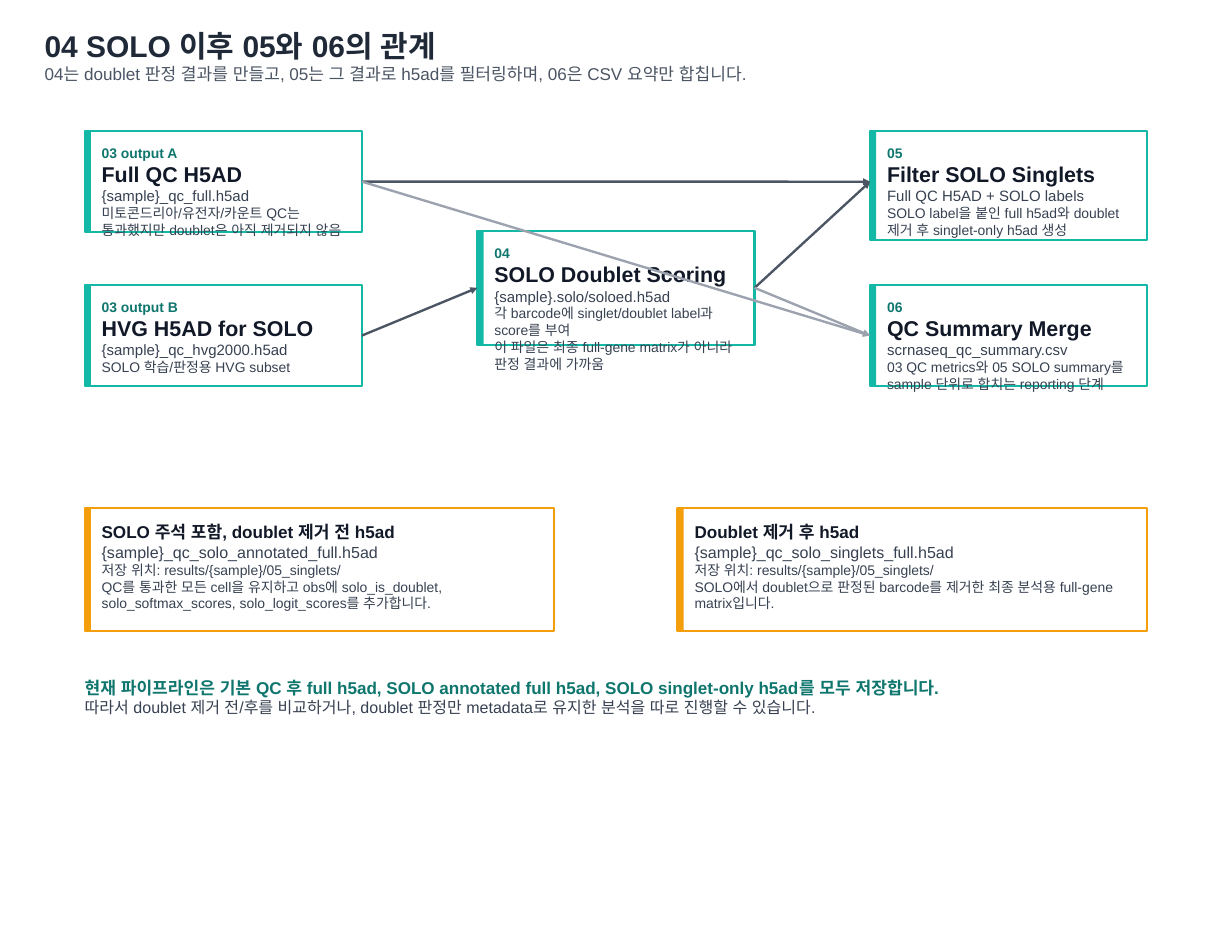
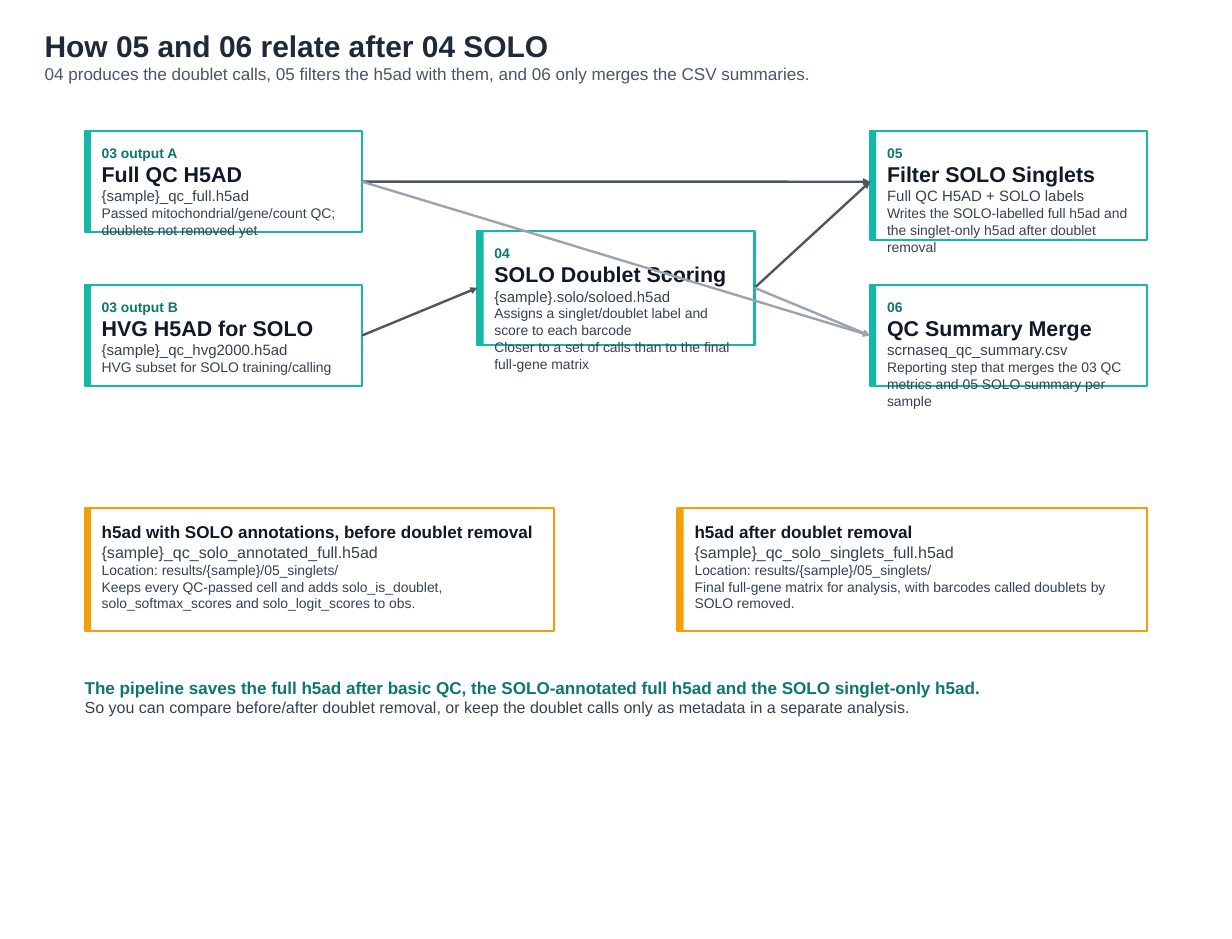
Before and after one commit to Junil-lab/KMAP, a slide deck: slide 2 of SCRNA/scRNAseq_QC_pipeline/docs/scrnaseq_qc_pipeline_diagram_vertical_456.pptx. Drawn at 1232x939 pixels with LibreOffice and Linux fonts; fonts in the diff are those of the drawing. Boxes give left, top, right and bottom in pixels: in the first picture for what was removed or moved away, otherwise in the second. Text is boxed around its words. In the diff, an @@ line names an element or a change of style, - is before the commit and + after.

Commit message:
SCRNA: automatic work clean-up after successful runs (--keep_work); translate docs to English

```diff
--- a/SCRNA/scRNAseq_QC_pipeline/docs/scrnaseq_qc_pipeline_diagram_vertical_456.pptx
+++ b/SCRNA/scRNAseq_QC_pipeline/docs/scrnaseq_qc_pipeline_diagram_vertical_456.pptx
@@ text at (45, 35, 809, 84): text changed @@
-04 SOLO 이후 05와 06의 관계
-04는 doublet 판정 결과를 만들고, 05는 그 결과로 h5ad를 필터링하며, 06은 CSV 요약만 합칩니다.
+How 05 and 06 relate after 04 SOLO
+04 produces the doublet calls, 05 filters the h5ad with them, and 06 only merges the CSV summaries.
@@ text at (102, 208, 336, 238): text changed @@
-미토콘드리아/유전자/카운트 QC는 통과했지만 doublet은 아직 제거되지 않음
+Passed mitochondrial/gene/count QC; doublets not removed yet
@@ text at (887, 208, 1127, 238): text changed @@
-SOLO label을 붙인 full h5ad와 doublet 제거 후 singlet-only h5ad 생성
+Writes the SOLO-labelled full h5ad and the singlet-only h5ad after doublet removal
@@ text at (494, 308, 729, 352): text changed @@
-각 barcode에 singlet/doublet label과 score를 부여
-이 파일은 최종 full-gene matrix가 아니라 판정 결과에 가까움
+Assigns a singlet/doublet label and score to each barcode
+Closer to a set of calls than to the final full-gene matrix
@@ text at (102, 362, 332, 375): text changed @@
-SOLO 학습/판정용 HVG subset
+HVG subset for SOLO training/calling
@@ text at (887, 362, 1122, 392): text changed @@
-03 QC metrics와 05 SOLO summary를 sample 단위로 합치는 reporting 단계
+Reporting step that merges the 03 QC metrics and 05 SOLO summary per sample
@@ text at (102, 525, 532, 541): text changed @@
-SOLO 주석 포함, doublet 제거 전 h5ad
+h5ad with SOLO annotations, before doublet removal
@@ text at (695, 525, 912, 538): text changed @@
-Doublet 제거 후 h5ad
+h5ad after doublet removal
@@ text at (102, 565, 442, 611): text changed @@
-저장 위치: results/{sample}/05_singlets/
-QC를 통과한 모든 cell을 유지하고 obs에 solo_is_doublet, solo_softmax_scores, solo_logit_scores를 추가합니다.
+Location: results/{sample}/05_singlets/
+Keeps every QC-passed cell and adds solo_is_doublet, solo_softmax_scores and solo_logit_scores to obs.
@@ text at (695, 565, 1106, 608): text changed @@
-저장 위치: results/{sample}/05_singlets/
-SOLO에서 doublet으로 판정된 barcode를 제거한 최종 분석용 full-gene matrix입니다.
+Location: results/{sample}/05_singlets/
+Final full-gene matrix for analysis, with barcodes called doublets by SOLO removed.
@@ text at (85, 681, 980, 717): text changed; size 16 to 15 pt; text colour #0F766E to #374151; bold off @@
-현재 파이프라인은 기본 QC 후 full h5ad, SOLO annotated full h5ad, SOLO singlet-only h5ad를 모두 저장합니다.
-따라서 doublet 제거 전/후를 비교하거나, doublet 판정만 metadata로 유지한 분석을 따로 진행할 수 있습니다.
+The pipeline saves the full h5ad after basic QC, the SOLO-annotated full h5ad and the SOLO singlet-only h5ad.
+So you can compare before/after doublet removal, or keep the doublet calls only as metadata in a separate analysis.
```
Also in this commit, not shown: 1 other slide changed, 7 other files.
